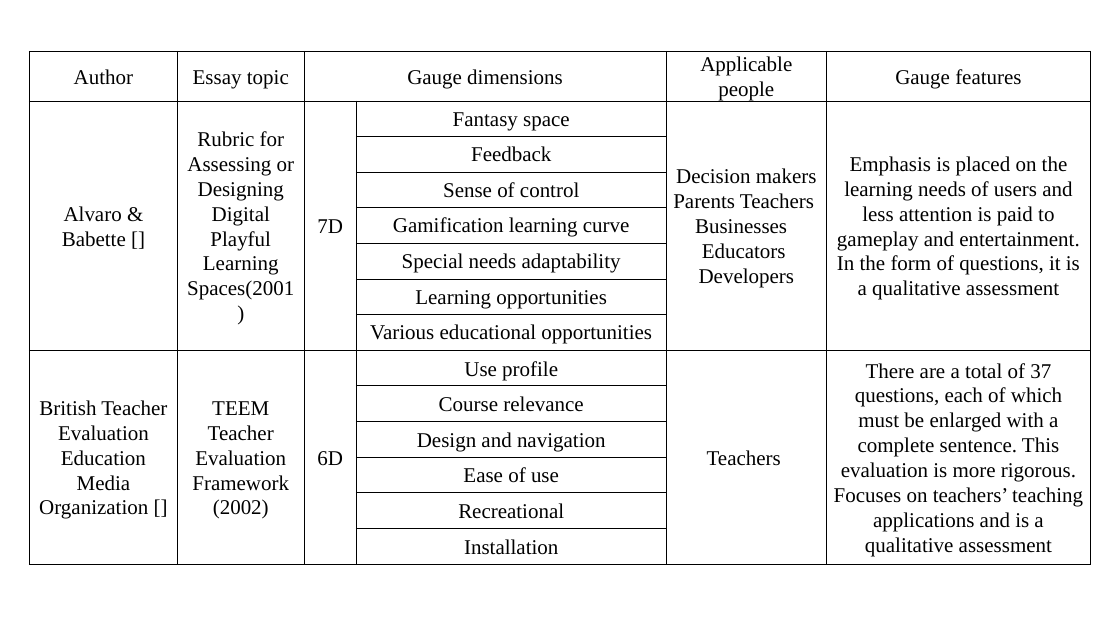
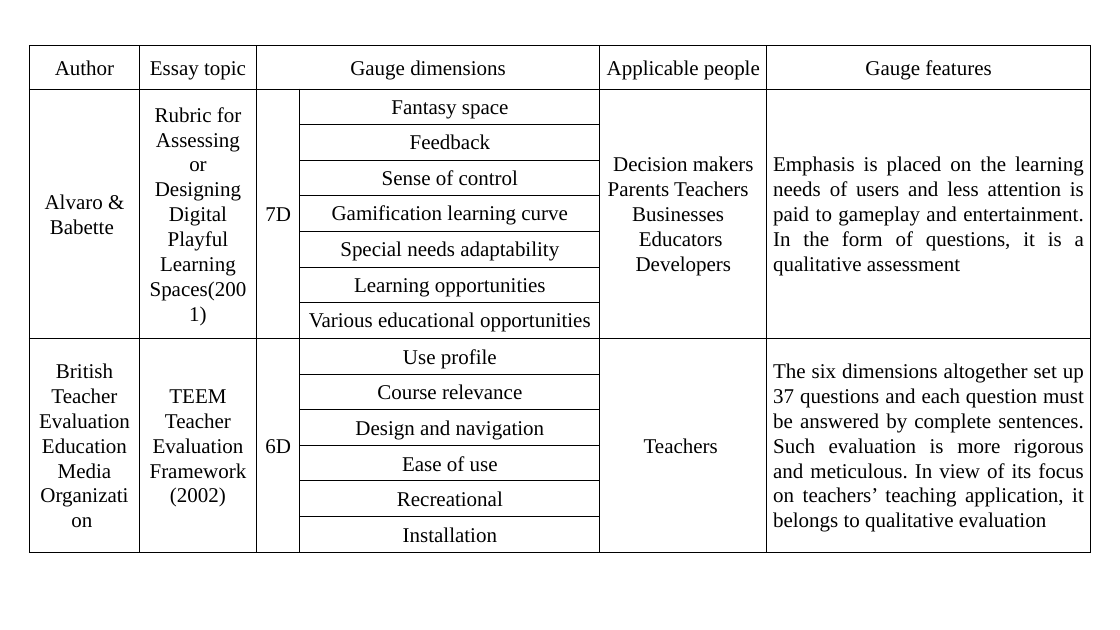
Before and after one commit to duanxiaoyun/ppaperssss, a slide deck: slide 4 of bi_ye_lun_wen/temp files.pptx. Drawn at 1120x630 pixels with LibreOffice and Linux fonts; fonts in the diff are those of the drawing. Boxes give left, top, right and bottom in pixels: in the first picture for what was removed or moved away, otherwise in the second. Text is boxed around its words. In the diff, an @@ line names an element or a change of style, - is before the commit and + after.

```diff
--- a/bi_ye_lun_wen/temp files.pptx
+++ b/bi_ye_lun_wen/temp files.pptx
@@ table at [29,45,1091,553] @@
-row 2, column 1: Alvaro & Babette []
+row 2, column 1: Alvaro & Babette
-row 9, column 1: British Teacher Evaluation Education Media Organization []
+row 9, column 1: British Teacher Evaluation Education Media Organization
-row 9, column 6: There are a total of 37 questions, each of which must be enlarged with a complete sentence. This evaluation is more rigorous. Focuses on teachers’ teaching applications and is a qualitative assessment
+row 9, column 6: The six dimensions altogether set up 37 questions and each question must be answered by complete sentences. Such evaluation is more rigorous and meticulous. In view of its focus on teachers’ teaching application, it belongs to qualitative evaluation
@@ alignment centre to justified @@
@@ table: place and size @@
-table at [29,51,1091,567]
+table at [29,45,1091,553]
```
Also in this commit, not shown: 7 other slides changed, 7 other files.
